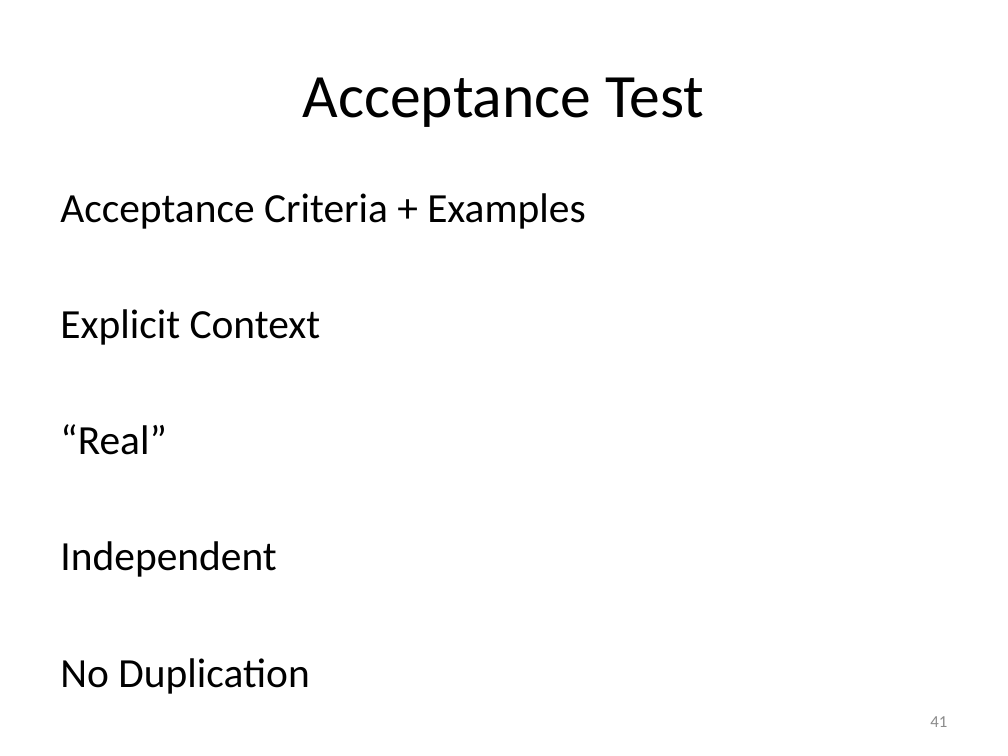
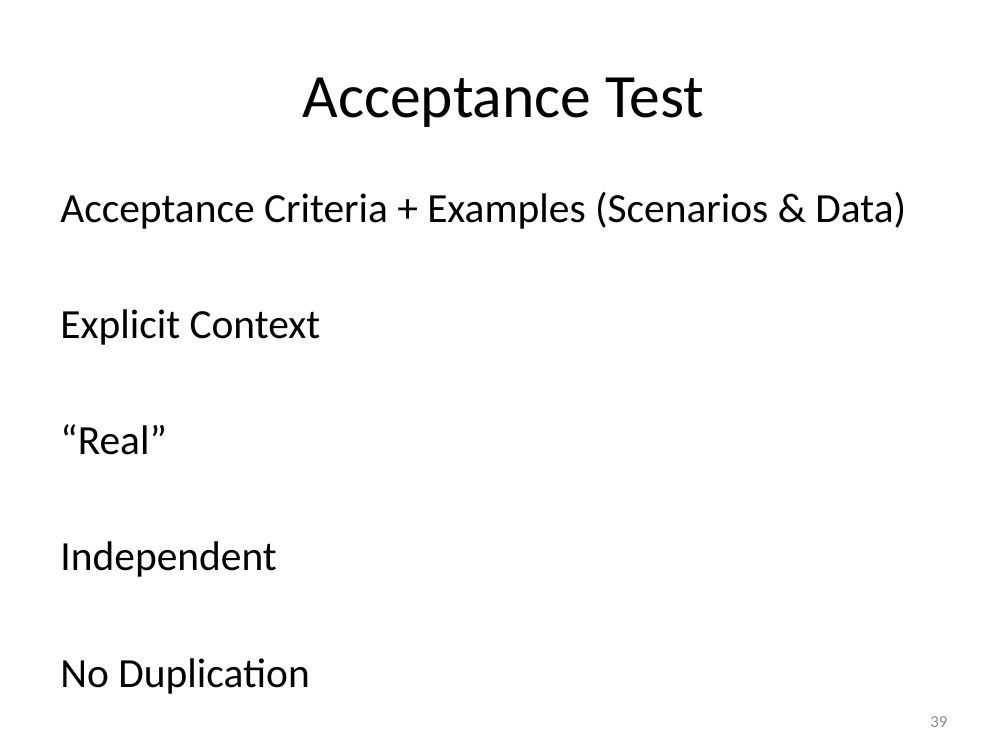
Before and after one commit to timgifford/demos, a slide deck: slide 39 of executable_specification/ExecSpec.pptx (slide 41 before the commit). Drawn at 1008x756 pixels with LibreOffice and Linux fonts; fonts in the diff are those of the drawing. Boxes give left, top, right and bottom in pixels: in the first picture for what was removed or moved away, otherwise in the second. Text is boxed around its words. In the diff, an @@ line names an element or a change of style, - is before the commit and + after.

```diff
--- a/executable_specification/ExecSpec.pptx
+++ b/executable_specification/ExecSpec.pptx
@@ text at (60,192,906,229): text changed @@
-Acceptance Criteria + Examples
+Acceptance Criteria + Examples (Scenarios & Data)
@@ page number at (930,716,947,727): text changed @@
-41
+39
```
Also in this commit, not shown: 13 other slides changed, 10 slides added, 6 slides removed, 1 other file.
